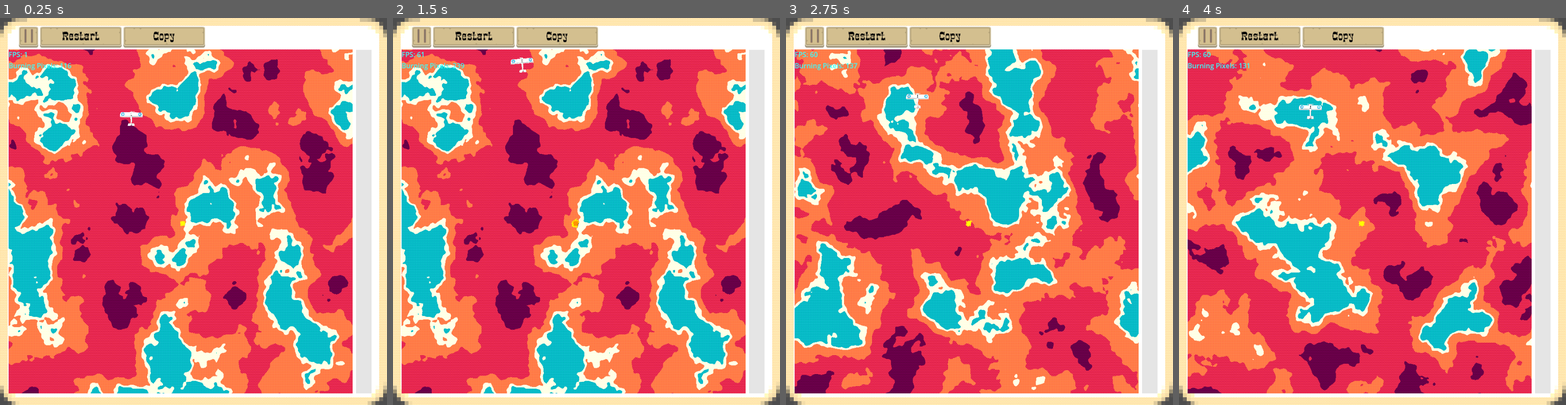
Above: before the commit, frames 1-4 (left to right).
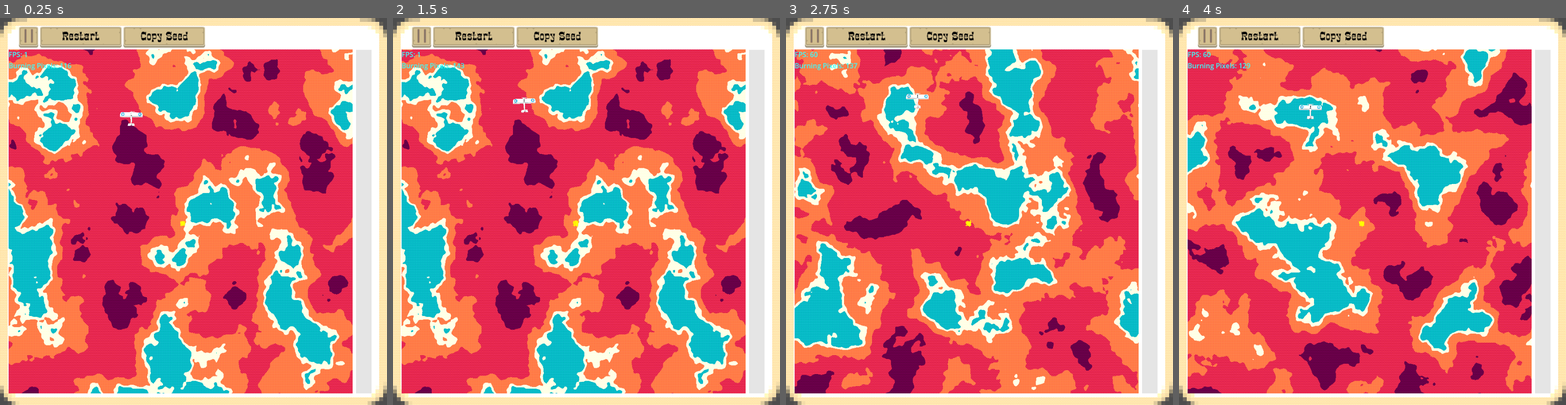
Above: after the commit, the same moments.

Repository: Levartar/2025-Brackeys-Game-Jam
Game: Godot game, scene res://scenes/game.tscn
The game is run twice, just before and just after one commit, with the same random seed, the same clock (stepped at 60 frames per second) and the same inputs.
Inputs (mouse positions are in pixels of both pictures, inside the frame that each line leads up to):
- Up to frame 1 (0.25 s): no input
- Up to frame 2 (1.5 s): click (420, 37) at 0.5 s, where only the run after the commit has a clickable "||"; click "Copy" (after the commit: "Copy Seed") at 1.25 s
- Up to frame 3 (2.75 s): click "Restart" at 2 s
- Up to frame 4 (4 s): click "Restart" at 2.75 s; click "Restart" at 3.5 s

The runs differ from the first frame. In frame 1, 0.2% of the frame differs, in the area x 36-49%, y 3-7%; in frame 2, 0.5%, in the area x 6-49%, y 3-55%; in frame 3, 0.2%; in frame 4, 0.2%.

Commit message:
better fireprogress updates and working pause button

Diff:
--- a/scenes/game.tscn
+++ b/scenes/game.tscn
@@ -75,7 +75,6 @@
 [node name="PauseButton" type="TextureButton" parent="CanvasLayer/MarginContainer/VBoxContainer/TopBar"]
 layout_mode = 2
 size_flags_horizontal = 0
-disabled = true
 texture_normal = ExtResource("1_p57ef")
 texture_pressed = ExtResource("2_u5sy4")
 
@@ -130,7 +129,7 @@
 theme_override_colors/font_color = Color(0, 0, 0, 1)
 theme_override_fonts/font = ExtResource("3_u5sy4")
 theme_override_font_sizes/font_size = 28
-text = "Copy"
+text = "Copy Seed"
 horizontal_alignment = 1
 vertical_alignment = 1
 
--- a/scenes/texture_progress_bar.gd
+++ b/scenes/texture_progress_bar.gd
@@ -15,5 +15,4 @@
 		print("Flight Sim node not found!")
 
 func update_progress(val: float) -> void:
-	self.value += val * 200
-	print("Progress updated with: ", val)
+	self.value += val
--- a/scripts/fire_starter.gd
+++ b/scripts/fire_starter.gd
@@ -167,8 +167,7 @@
 
   #update progress bar
   if progressBar != null:
-    print(to_remove.size())
-    progressBar.update_progress(to_remove.size() / float(TEX_SIZE.x * TEX_SIZE.y))#
+    progressBar.update_progress(to_remove.size()*500 / float(TEX_SIZE.x * TEX_SIZE.y))#
   # Remove extinguished or burned out pixels from both dict and key array
   for pos in to_remove:
     _extinguish_pixel(pos)
--- a/scripts/map_container.gd
+++ b/scripts/map_container.gd
@@ -1,4 +1,6 @@
 extends Control
+
+var pause = false
 
 func _resized():
 	var win_size = min(size.x, size.y)
@@ -18,7 +20,24 @@
 
 func _on_pause_button_pressed() -> void:
 	print("Pause button pressed")
-	get_tree().paused = true
+	if not pause:
+		pause = true
+		for child in get_children():
+				for childrens in child.get_children():
+					childrens.set_process(false)
+					childrens.set_physics_process(false)
+					childrens.set_process_input(false)
+					childrens.set_process_unhandled_input(false)
+					childrens.set_process_unhandled_key_input(false)
+	else:
+		pause = false
+		for child in get_children():
+				for childrens in child.get_children():
+					childrens.set_process(true)
+					childrens.set_physics_process(true)
+					childrens.set_process_input(true)
+					childrens.set_process_unhandled_input(true)
+					childrens.set_process_unhandled_key_input(true)
 
 
 func _on_bottom_button_pressed() -> void:
